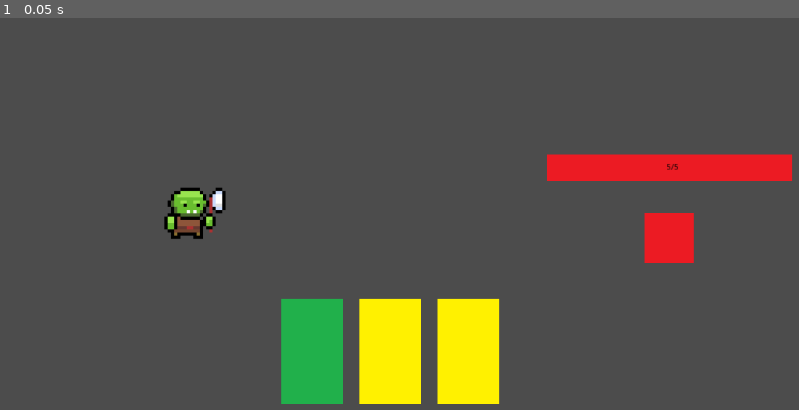
Above: before the commit, frame 1.
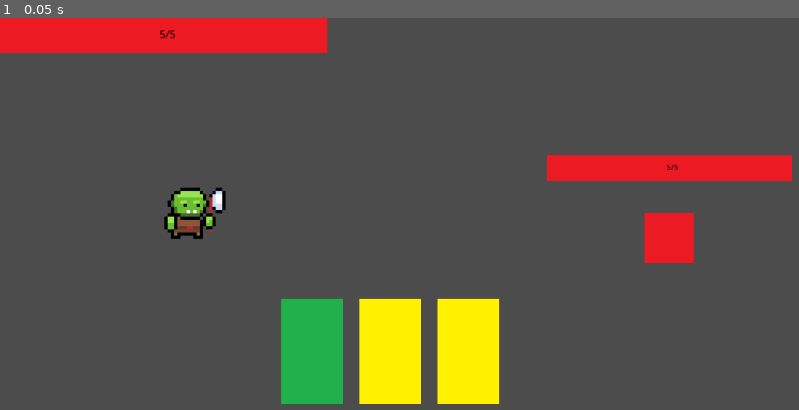
Above: after the commit, the same moment.

Repository: gologo-path/GameProject
Game: Godot game, scene res://scenes/Main.tscn
Same seed, same stepped clock (60 frames per second), same inputs: the game is played once before the commit and once after it.
Inputs:
- Up to frame 1 (0.05 s): no input

The runs differ from the first frame. In frame 1, 3.8% of the frame differs, in the area x 0-100%, y 0-39%.

Commit message:
MB Player HPbar

Diff:
--- a/scenes/Enemy.tscn
+++ b/scenes/Enemy.tscn
@@ -17,6 +17,6 @@
 script = ExtResource( 2 )
 
 [node name="Node2D" parent="." instance=ExtResource( 3 )]
-position = Vector2( 50, 150 )
+position = Vector2( 50, 151 )
 scale = Vector2( 1.5, 1.5 )
 script = ExtResource( 5 )
--- a/scenes/Main.tscn
+++ b/scenes/Main.tscn
@@ -1,15 +1,22 @@
-[gd_scene load_steps=5 format=2]
+[gd_scene load_steps=7 format=2]
 
 [ext_resource path="res://scenes/Player.tscn" type="PackedScene" id=1]
 [ext_resource path="res://scenes/Enemy.tscn" type="PackedScene" id=2]
 [ext_resource path="res://scenes/Cards.tscn" type="PackedScene" id=3]
 [ext_resource path="res://scripts/Main.gd" type="Script" id=4]
+[ext_resource path="res://scenes/HPBar.tscn" type="PackedScene" id=5]
+[ext_resource path="res://scripts/Player.gd" type="Script" id=6]
 
 [node name="Node2D" type="Node2D"]
 script = ExtResource( 4 )
 
 [node name="Sprite" parent="." instance=ExtResource( 1 )]
 position = Vector2( 120, 160 )
+script = ExtResource( 6 )
+
+[node name="HP" parent="Sprite" instance=ExtResource( 5 )]
+position = Vector2( -291.892, -389.189 )
+scale = Vector2( 2.43243, 2.43243 )
 
 [node name="Cards" parent="." instance=ExtResource( 3 )]
 position = Vector2( 360, 360 )
@@ -20,5 +27,4 @@
 scale = Vector2( 0.5, 0.5 )
 
 [connection signal="card_selected" from="Cards" to="." method="_on_Node2D_card_selected"]
-[connection signal="killed" from="Enemy" to="." method="_on_Enemy_killed"]
 [connection signal="selected" from="Enemy" to="." method="_on_Enemy_selected"]
--- /dev/null
+++ b/scripts/Player.gd
@@ -0,0 +1,25 @@
+extends Sprite
+
+# Called when the node enters the scene tree for the first time.
+func _ready():
+	pass
+
+signal killed(index)
+signal selected(index)
+
+var max_helth = 5
+var helth = max_helth
+
+func get_max_helth():
+	return max_helth
+func get_current_helth():
+	return helth
+
+func get_damage(damage):
+	helth -= damage
+	if helth <= 0:
+		emit_signal("killed",get_index())
+		get_parent().remove_child(self)
+
+func selected():
+	emit_signal("selected",get_index())
